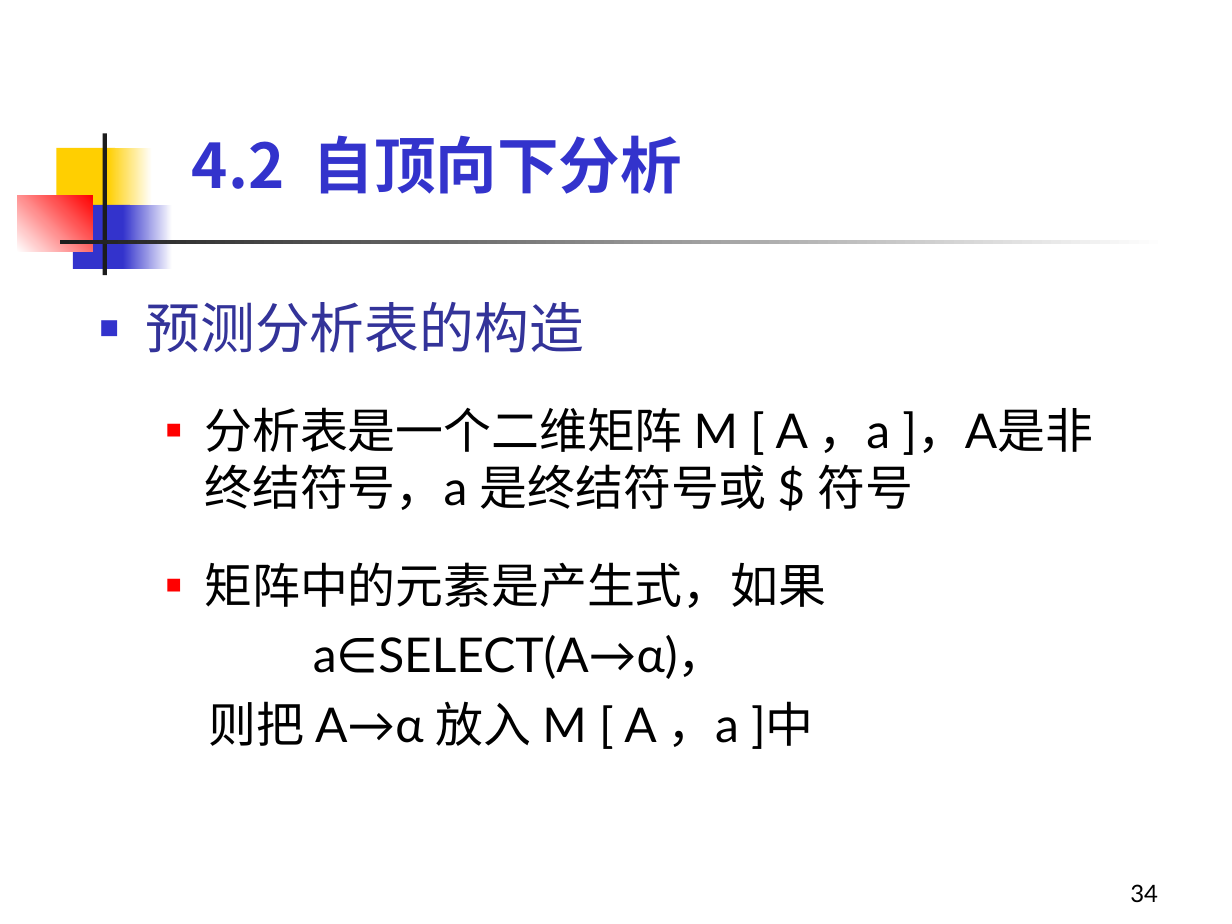
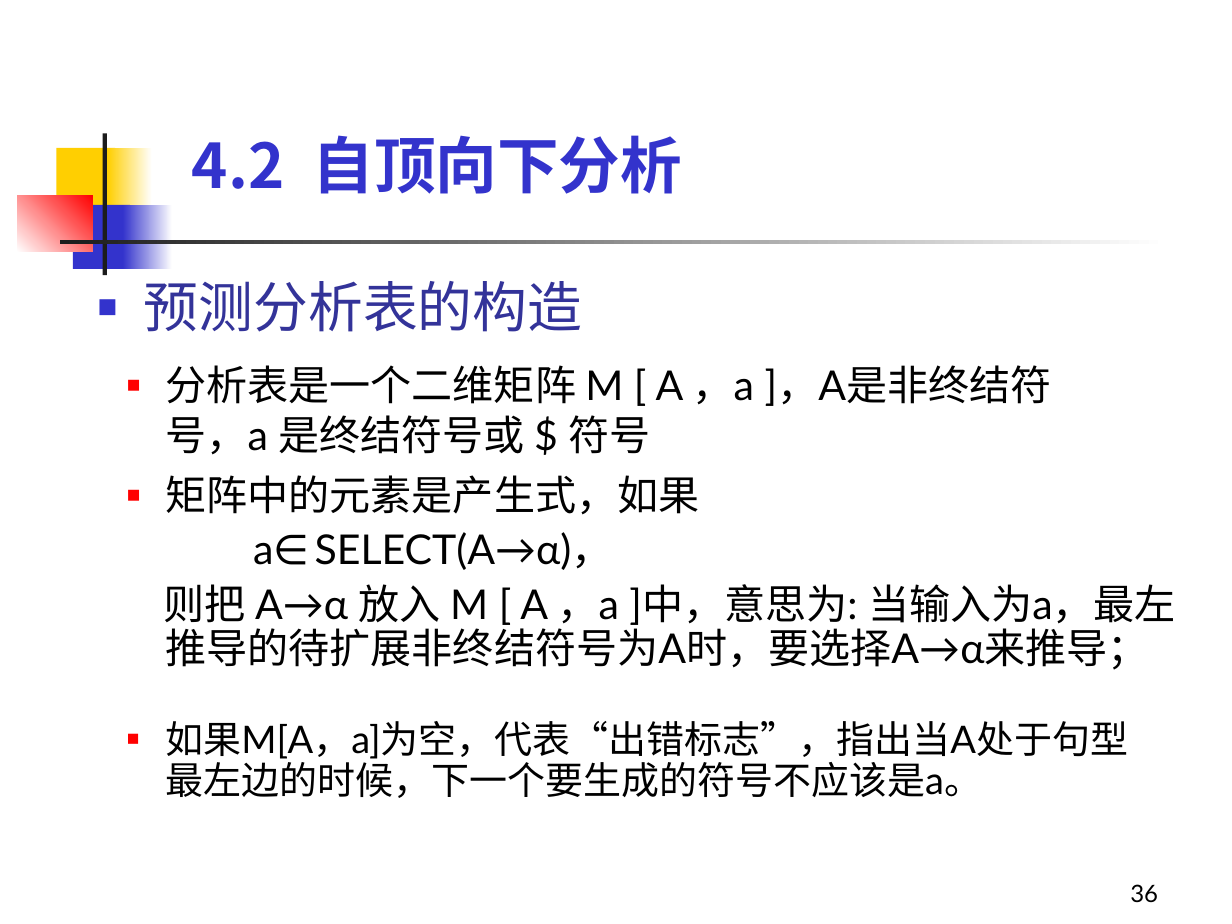
Before and after one commit to sonderlau/HzieeSurvivalGuide, a slide deck: slide 36 of Y1 Seminar II/编译原理/PPT/第4章 语法分析-1.ppt (slide 34 before the commit). Drawn at 1232x924 pixels with LibreOffice and Linux fonts; fonts in the diff are those of the drawing. Boxes give left, top, right and bottom in pixels: in the first picture for what was removed or moved away, otherwise in the second. Text is boxed around its words. In the diff, an @@ line names an element or a change of style, - is before the commit and + after.

```diff
--- a/Y1 Seminar II/编译原理/PPT/第4章 语法分析-1.ppt
+++ b/Y1 Seminar II/编译原理/PPT/第4章 语法分析-1.ppt
@@ text "预测分析表的构造": place and size @@
-text "预测分析表的构造" at [146,302,584,353]
+text "预测分析表的构造" at [144,281,582,332]
@@ text "分析表是一个二维矩阵 M [ A ，a ...": place and size @@
-text "分析表是一个二维矩阵 M [ A ，a ..." at [204,407,913,510]
+text "分析表是一个二维矩阵 M [ A ，a ..." at [165,365,755,455]
@@ text "分析表是一个二维矩阵 M [ A ，a ..." at [165,365,755,455]: size 28 to 24 pt; less space between paragraphs @@
@@ text "矩阵中的元素是产生式，如果": place and size @@
-text "矩阵中的元素是产生式，如果" at [204,562,826,749]
+text "矩阵中的元素是产生式，如果" at [164,475,1176,670]
@@ text at [165,475,699,570]: size 28 to 24 pt in "矩阵中的元素是产生式，如果", "a∈SELECT(A→α)，"; line spacing 1 to 0.9; less space between paragraphs @@
@@ text at [164,584,1176,670]: text changed; size 28 to 24 pt @@
-  则把 A→α 放入 M [ A ，a ]中
+  则把 A→α 放入 M [ A ，a ]中，意思为: 当输入为a，最左推导的待扩展非终结符号为A时，要选择A→α来推导；
@@ text added at [165,721,1128,798], 22.2 pt, text #000000 @@
+  ■ 如果M[A，a]为空，代表“出错标志”，指出当A处于句型最左边的时候，下一个要生成的符号不应该是a。
@@ page number at [1130,884,1158,902]: text changed @@
-34
+36
```
Also in this commit, not shown: 18 other slides changed, 16 slides added, 11 other files.
